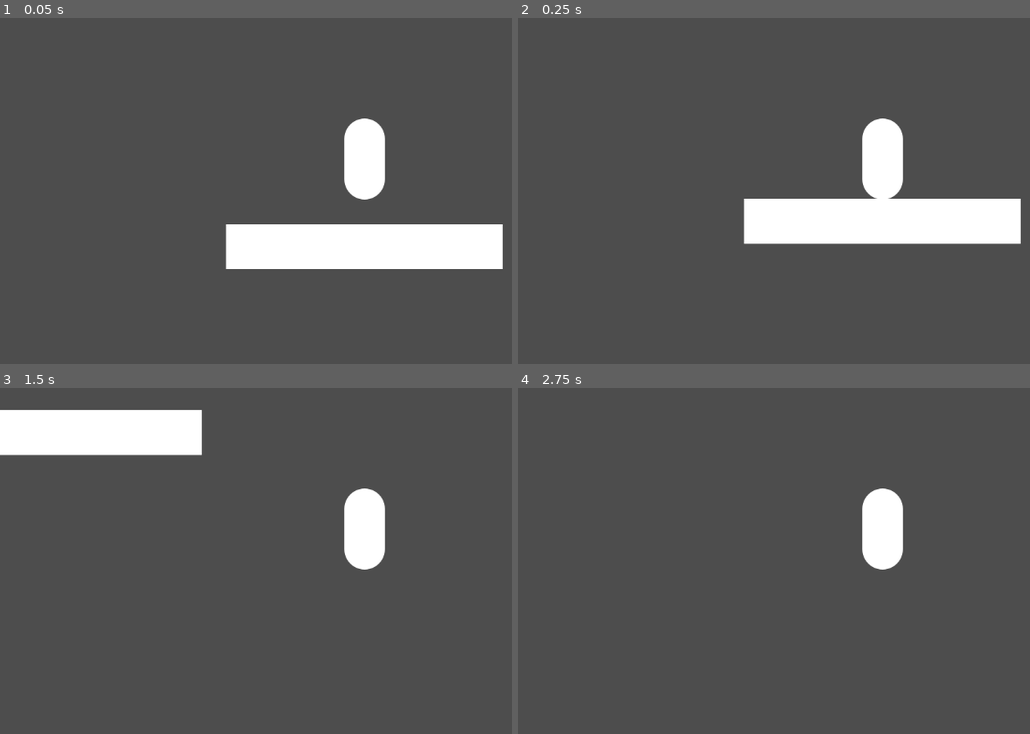
Above: before the commit, frames 1-4 (two rows, left to right).
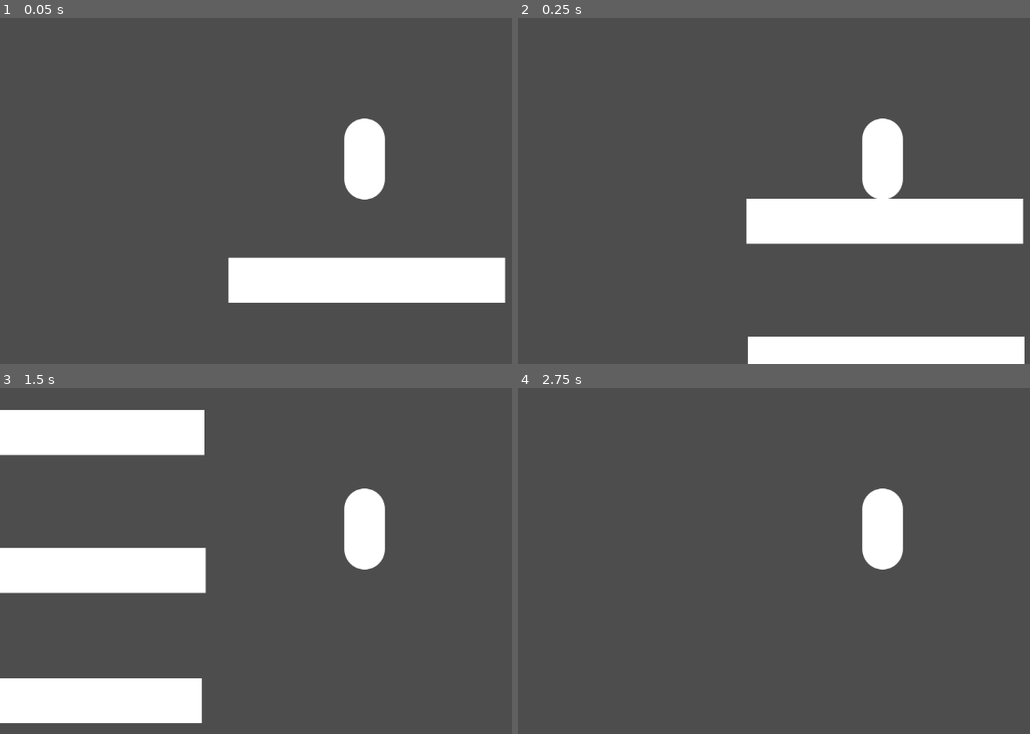
Above: after the commit, the same moments.

Repository: cookiemonsternz/SLIFT-Public
Game: Godot game, scene res://scenes/test.tscn
Same seed, same stepped clock (60 frames per second), same inputs: the game is played once before the commit and once after it. The project has no main scene, so this scene is started directly.
Inputs:
- Up to frame 1 (0.05 s): no input
- Up to frame 2 (0.25 s): no input
- Up to frame 3 (1.5 s): tap Enter at 0.5 s; hold D (move_right) from 0.53 s (still down); tap Space (player_jump) at 0.77 s
- Up to frame 4 (2.75 s): tap Space (player_jump) at 1.52 s; release D (move_right) at 2.03 s; hold A (move_left) from 2.03 s (still down)

The runs differ from the first frame. In frame 1, 11% of the frame differs, in the area x 44-99%, y 59-83%; in frame 2, 4.5%; in frame 3, 11%; in frame 4, nothing differs.

Commit message:
Added Coyote to Player

Diff:
--- a/scenes/player.tscn
+++ b/scenes/player.tscn
@@ -34,9 +34,10 @@
 rotation = 0.0
 scale = Vector2(1, 1)
 
-[node name="Player" type="CharacterBody2D" node_paths=PackedStringArray("jump_buffer_timer")]
+[node name="Player" type="CharacterBody2D" node_paths=PackedStringArray("jump_buffer_timer", "Kyote")]
 script = ExtResource("1_l73r6")
 jump_buffer_timer = NodePath("JumpBufferTimer")
+Kyote = NodePath("Kyote")
 
 [node name="CollisionShape2D" type="CollisionShape2D" parent="."]
 shape = SubResource("CapsuleShape2D_rh5mj")
@@ -47,3 +48,9 @@
 [node name="Camera2D" type="Camera2D" parent="."]
 
 [node name="JumpBufferTimer" type="Timer" parent="."]
+wait_time = 0.108
+one_shot = true
+
+[node name="Kyote" type="Timer" parent="."]
+wait_time = 0.25
+one_shot = true
--- a/scenes/test.tscn
+++ b/scenes/test.tscn
@@ -46,5 +46,20 @@
 scale = Vector2(3.41406, 0.554688)
 texture = SubResource("Texture2D_g27ne")
 
+[node name="Sprite2D2" type="Sprite2D" parent="Floor"]
+position = Vector2(2, 243)
+scale = Vector2(3.41406, 0.554688)
+texture = SubResource("Texture2D_g27ne")
+
+[node name="Sprite2D3" type="Sprite2D" parent="Floor"]
+position = Vector2(-4, 449)
+scale = Vector2(3.41406, 0.554688)
+texture = SubResource("Texture2D_g27ne")
+
+[node name="Sprite2D4" type="Sprite2D" parent="Floor"]
+position = Vector2(-7, 653)
+scale = Vector2(3.41406, 0.554688)
+texture = SubResource("Texture2D_g27ne")
+
 [node name="Player" parent="." instance=ExtResource("1_ul5aj")]
-position = Vector2(0, -118)
+position = Vector2(-4, -171)
--- a/scripts/player.gd
+++ b/scripts/player.gd
@@ -1,6 +1,7 @@
 extends CharacterBody2D
 
 @export var jump_buffer_timer: Timer
+@export var Kyote: Timer
 
 
 const SPEED = 350.0 # Base horizontal movement speed
@@ -17,22 +18,34 @@
 const COYOTE_TIME = 0.08 # Coyote patience time
 
 const gravity_strength = 3000
-
-var input_buffer : Timer # Reference to the input queue timer
-var coyote_timer : Timer # Reference to the coyote timer
+var can_kyote: bool = false
 var coyote_jump_available := true
 
+var kyote_timer_reset = true
 
 var timer = Timer.new()
 
 
 func _process(delta: float) -> void:
+
+	var input_chosen = Input.get_axis("move_left", "move_right")
 	var hit_jump = Input.is_action_just_pressed("player_jump")
+
+	if is_on_floor():
+		can_kyote = true
+		kyote_timer_reset = true
+
+	if can_kyote == true and velocity.y > 0 and kyote_timer_reset == true:
+		Kyote.start()
+		kyote_timer_reset = false
+
+	if not is_on_floor() and can_kyote == true and hit_jump and Kyote.time_left > 0:
+		velocity.y = JUMP_VELOCITY
+
 	if not is_on_floor():
 		velocity.y += gravity_strength * delta
 
 	if not is_on_floor() and hit_jump:
-		print("Air Jump")
 		jump_buffer_timer.start()
 
 	if is_on_floor() and jump_buffer_timer.time_left >  0:
@@ -40,10 +53,8 @@
 		jump_buffer_timer.stop()
 
 
-	var input_chosen = Input.get_axis("move_left", "move_right")
 	velocity.x = 500 * input_chosen
-	#print(velocity.x)
 	if hit_jump and is_on_floor():
+		can_kyote = false
 		velocity.y = JUMP_VELOCITY
-		#print(velocity.y)
 	move_and_slide()
